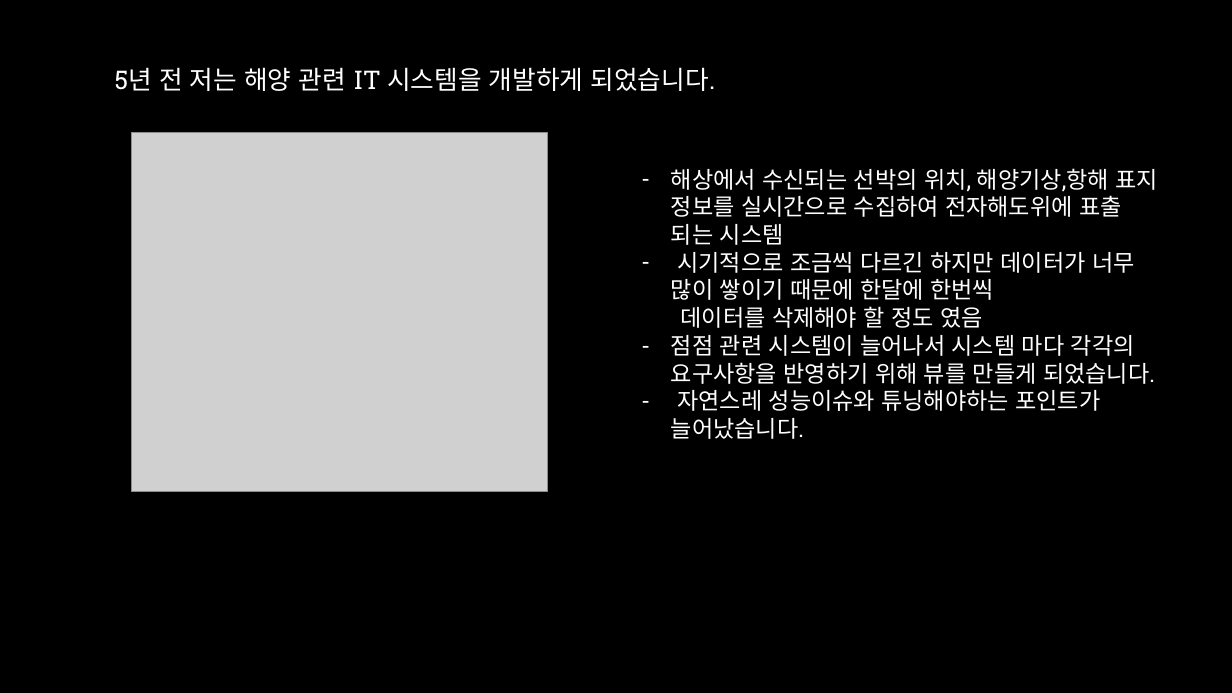
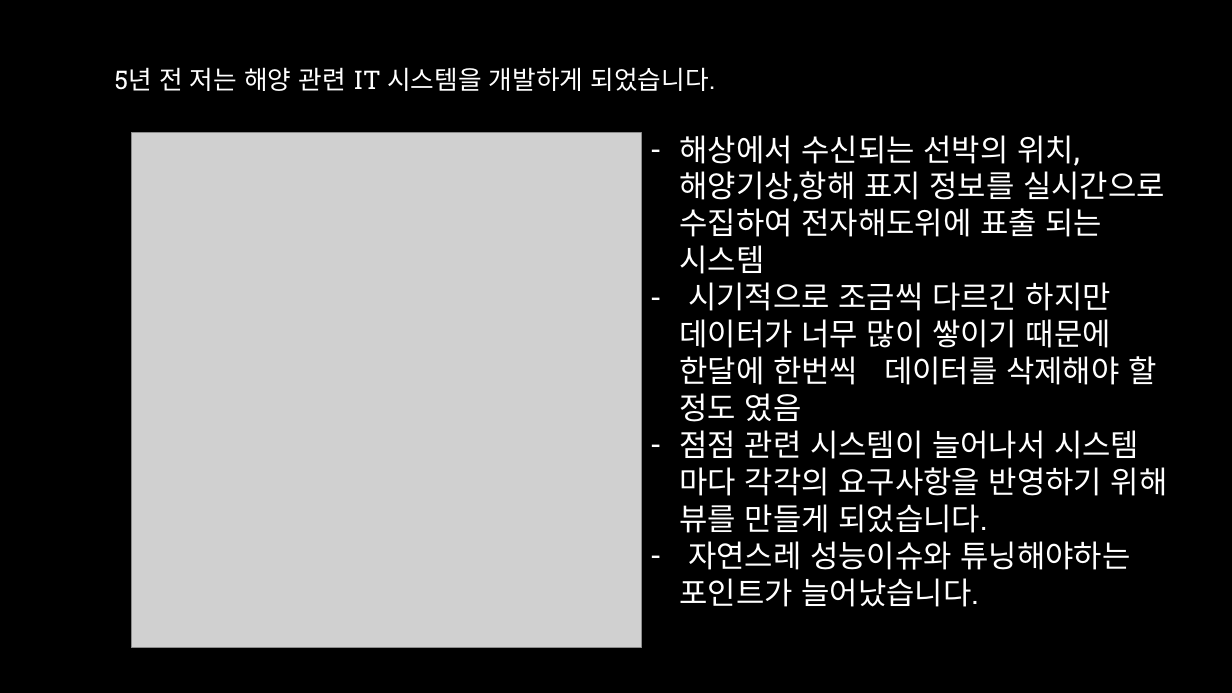
Before and after one commit to aliasgis/OSGEO, a slide deck: slide 5 of Mongodb 와 공간정보.pptx. Drawn at 1232x693 pixels with LibreOffice and Linux fonts; fonts in the diff are those of the drawing; grey boxes stand for pictures; background and template pictures are left out. Boxes give left, top, right and bottom in pixels: in the first picture for what was removed or moved away, otherwise in the second. Text is boxed around its words. In the diff, an @@ line names an element or a change of style, - is before the commit and + after.

```diff
--- a/Mongodb 와 공간정보.pptx
+++ b/Mongodb 와 공간정보.pptx
@@ picture: place and size @@
-picture at [131, 133, 547, 492]
+picture at [131, 133, 641, 648]
@@ text "해상에서 수신되는 선박의 위치, 해양기상,항해 ...": place and size @@
-text "해상에서 수신되는 선박의 위치, 해양기상,항해 ..." at [671, 168, 1158, 439]
+text "해상에서 수신되는 선박의 위치, 해양기상,항해 ..." at [680, 135, 1168, 607]
@@ text at [680, 135, 1168, 607]: size 18 to 24 pt in "해상에서 수신되는 선박의 위치, 해양기상,항해 표지 정보를 ...", "점점 관련 시스템이 늘어나서 시스템 마다 각각의 ...", "자연스레 성능이슈와 튜닝해야하는 포인트가 늘어났습니다." @@
@@ text at [680, 282, 1156, 422]: text changed; size 18 to 24 pt @@
-– 시기적으로 조금씩 다르긴 하지만 데이터가 너무 많이 쌓이기 때문에 한달에 한번씩
-데이터를 삭제해야 할 정도 였음
+– 시기적으로 조금씩 다르긴 하지만 데이터가 너무 많이 쌓이기 때문에 한달에 한번씩 데이터를 삭제해야 할 정도 였음
```
Also in this commit, not shown: 1 other slide changed, 11 slides added.
